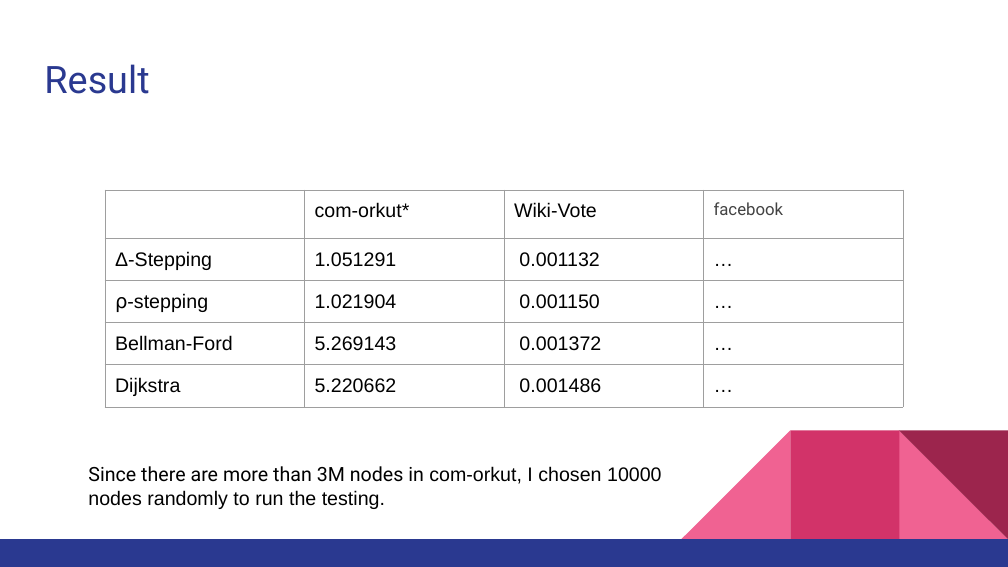
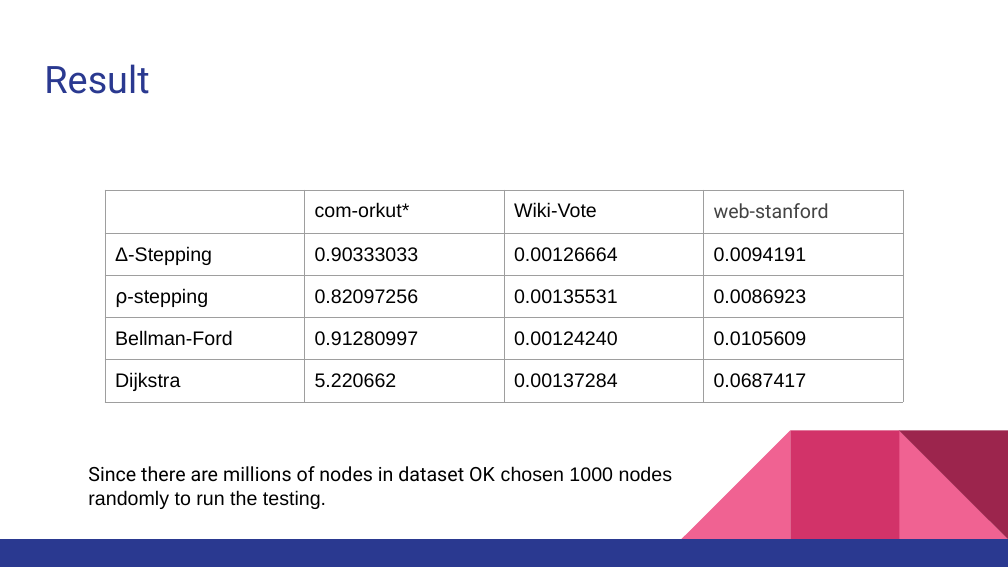
Before and after one commit to xtstc131/COMP5704-Mainpage, a slide deck: slide 13 of Slide_Presentation.pptx. Drawn at 1008x567 pixels with LibreOffice and Linux fonts; fonts in the diff are those of the drawing. Boxes give left, top, right and bottom in pixels: in the first picture for what was removed or moved away, otherwise in the second. Text is boxed around its words. In the diff, an @@ line names an element or a change of style, - is before the commit and + after.

Commit message:
Update Slides

```diff
--- a/Slide_Presentation.pptx
+++ b/Slide_Presentation.pptx
@@ table at (105, 191, 903, 409) @@
-row 1, column 4: facebook
+row 1, column 4: web-stanford
-row 2: Δ-Stepping | 1.051291 | 0.001132 | …
+row 2: Δ-Stepping | 0.90333033 | 0.00126664 | 0.0094191
-row 3: ⍴-stepping | 1.021904 | 0.001150 | …
+row 3: ⍴-stepping | 0.82097256 | 0.00135531 | 0.0086923
-row 4: Bellman-Ford | 5.269143 | 0.001372 | …
+row 4: Bellman-Ford | 0.91280997 | 0.00124240 | 0.0105609
-row 5, column 3: 0.001486
+row 5, column 3: 0.00137284
-row 5, column 4: …
+row 5, column 4: 0.0687417
@@ text at (88, 466, 672, 509): text changed; font Arial to Roboto @@
-Since there are more than 3M nodes in com-orkut, I chosen 10000 nodes randomly to run the testing.
+Since there are millions of nodes in dataset OK chosen 1000 nodes randomly to run the testing.
```
Also in this commit, not shown: 2 other slides changed, 2 slides added.
